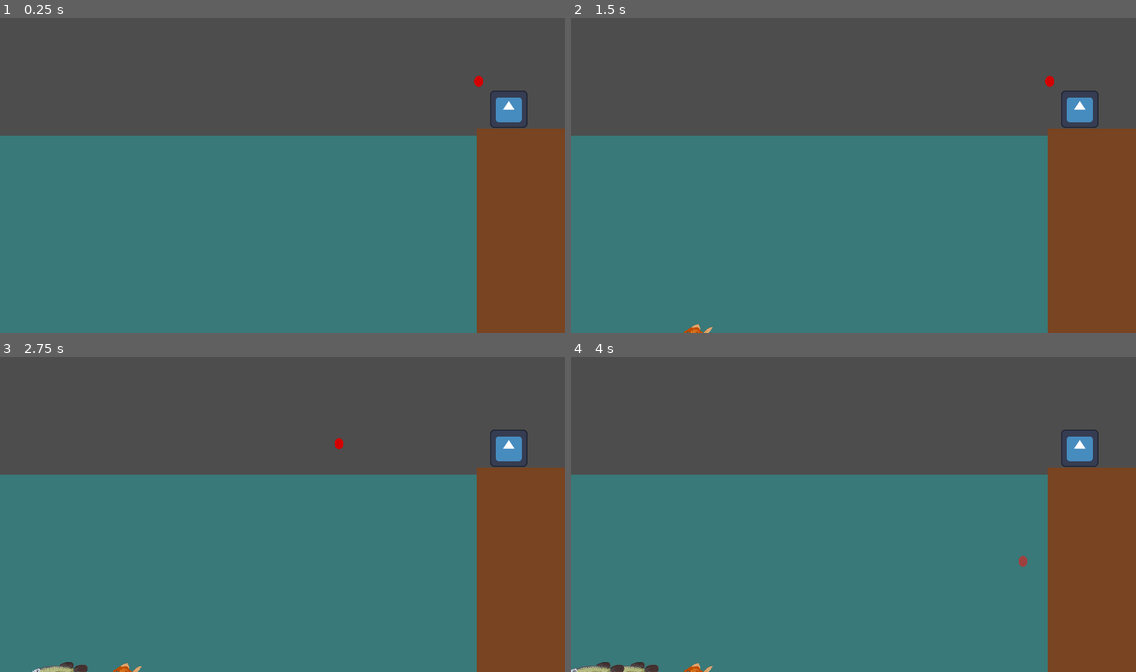
Above: before the commit, frames 1-4 (two rows, left to right).
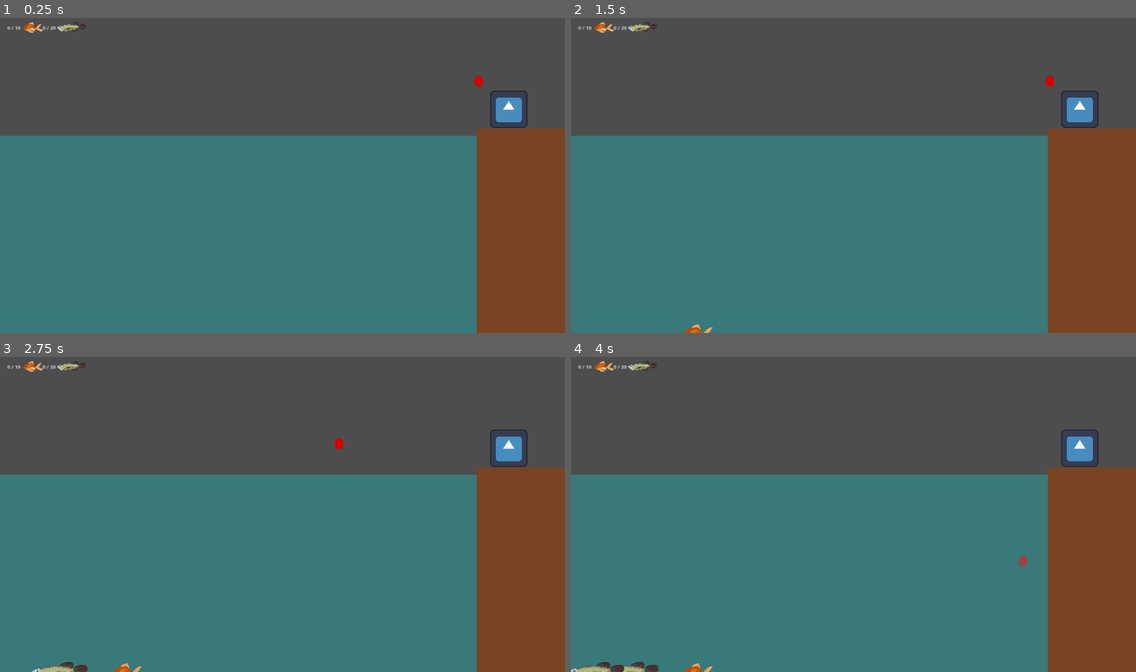
Above: after the commit, the same moments.

Repository: RajwolChapagain/Fishing-Mini-Game
Game: Godot game, scene res://main.tscn
Same seed, same stepped clock (60 frames per second), same inputs: the game is played once before the commit and once after it. The engine's default icon, where the game draws it, is replaced by a stand-in: a white triangle on a blue panel in a dark square.
Inputs (mouse positions are in pixels of both pictures, inside the frame that each line leads up to):
- Up to frame 1 (0.25 s): no input
- Up to frame 2 (1.5 s): tap Enter at 0.5 s; move the mouse to (977, 159) at 0.52 s; press the mouse at (977, 159) at 0.53 s; move the mouse to (740, 191) at 1.27 s; release the mouse at (740, 191) at 1.28 s; click (740, 191) at 1.35 s
- Up to frame 3 (2.75 s): tap Space at 2 s; move the mouse to (339, 445) at 2.02 s; press the mouse at (339, 445) at 2.03 s
- Up to frame 4 (4 s): tap Enter at 2.75 s; move the mouse to (825, 577) at 2.77 s; release the mouse at (825, 577) at 2.78 s; click (825, 577) at 2.85 s; tap Space at 3.5 s; move the mouse to (1023, 561) at 3.52 s; press the mouse at (1023, 561) at 3.53 s

The runs differ from the first frame. In frame 1, 0.2% of the frame differs, in the area x 1-16%, y 1-5%; in frame 2, 0.2%; in frame 3, 0.2%; in frame 4, 0.2%.

Commit message:
Update clicks to pull counter in ui

Diff:
--- a/fisherman.gd
+++ b/fisherman.gd
@@ -8,12 +8,14 @@
 		return clicks_to_pull
 	set(value):
 		clicks_to_pull = clamp(value, 0, 100)
+		clicks_to_pull_changed.emit(clicks_to_pull)
 var small_fish_caught = 0
 var medium_fish_caught = 0
 
 signal caught_small_fish(small_fish_count)
 signal caught_medium_fish(medium_fish_count)
 signal caught_large_fish
+signal clicks_to_pull_changed(clicks_to_pull)
 
 func _input(event):
 	if event.is_action_pressed("throw_line"):
--- a/level1/level_1.gd
+++ b/level1/level_1.gd
@@ -1,11 +1,13 @@
 extends Node2D
 
-@export var required_small_fish = 5
-@export var required_medium_fish = 5
+@export var small_fish_to_catch = 5
+@export var medium_fish_to_catch = 5
 
 func _ready():
 	$Spawner.water_level = $Water.global_position.y - $Water.texture.get_height() / 2
 	$Spawner.shore_line = $Shore.global_position.x - $Shore.texture.get_width() / 2
+	$HUD.set_num_small_fish_to_catch(small_fish_to_catch)
+	$HUD.set_num_medium_fish_to_catch(medium_fish_to_catch)
 
 func on_fish_hooked(clicks):
 	$Fisherman.increment_clicks_to_pull(clicks)
@@ -17,14 +19,14 @@
 	fish.fish_hooked.connect(on_fish_hooked)
 	fish.fish_escaped.connect(on_fish_escaped)
 
-
 func _on_fisherman_caught_small_fish(small_fish_count):
-	pass # Replace with function body.
-
+	$HUD.set_num_small_fish_caught(small_fish_count)
 
 func _on_fisherman_caught_medium_fish(medium_fish_count):
-	pass # Replace with function body.
-
+	$HUD.set_num_medium_fish_caught(medium_fish_count)
 
 func _on_fisherman_caught_large_fish():
 	print("Level cleared")
+
+func _on_fisherman_clicks_to_pull_changed(clicks_to_pull):
+	$HUD.set_clicks_to_catch(clicks_to_pull)
--- a/level1/level_1.tscn
+++ b/level1/level_1.tscn
@@ -8,9 +8,12 @@
 [ext_resource type="PackedScene" uid="uid://5b6n7j5d3m51" path="res://level1/medium_fish_l_1.tscn" id="3_oefr3"]
 [ext_resource type="Texture2D" uid="uid://bwl1p2mgpb74" path="res://level1/water.svg" id="4_fjsdl"]
 [ext_resource type="PackedScene" uid="uid://dn3ovth2tbqo6" path="res://level1/big_fish_l_1.tscn" id="6_i8krd"]
+[ext_resource type="PackedScene" uid="uid://blho12h52avuq" path="res://ui/hud.tscn" id="9_wjqnb"]
 
 [node name="Level1" type="Node2D"]
 script = ExtResource("1_olukm")
+small_fish_to_catch = 10
+medium_fish_to_catch = 20
 
 [node name="Fisherman" parent="." instance=ExtResource("1_ocq0r")]
 position = Vector2(1729, 318)
@@ -27,7 +30,12 @@
 position = Vector2(810, 744)
 texture = ExtResource("4_fjsdl")
 
+[node name="HUD" parent="." instance=ExtResource("9_wjqnb")]
+offset_right = 1920.0
+offset_bottom = 1080.0
+
 [connection signal="caught_large_fish" from="Fisherman" to="." method="_on_fisherman_caught_large_fish"]
 [connection signal="caught_medium_fish" from="Fisherman" to="." method="_on_fisherman_caught_medium_fish"]
 [connection signal="caught_small_fish" from="Fisherman" to="." method="_on_fisherman_caught_small_fish"]
+[connection signal="clicks_to_pull_changed" from="Fisherman" to="." method="_on_fisherman_clicks_to_pull_changed"]
 [connection signal="fish_spawned" from="Spawner" to="." method="_on_spawner_fish_spawned"]
--- a/ui/hud.gd
+++ b/ui/hud.gd
@@ -1,16 +1,21 @@
 extends Control
 
 func set_num_small_fish_caught(value):
-	$HBoxContainer/SmallCaught.text = value
+	$SmallFishContainer/SmallCaught.text = str(value)
 
 func set_num_small_fish_to_catch(value):
-	$HBoxContainer/SmallToCatch.text = value
+	$SmallFishContainer/SmallToCatch.text = "/ " + str(value)
 
 func set_num_medium_fish_caught(value):
-	$HBoxContainer/MediumCaught.text = value
+	$MediumFishContainer/MediumCaught.text = str(value)
 
 func set_num_medium_fish_to_catch(value):
-	$HBoxContainer/MediumToCatch.text = value
+	$MediumFishContainer/MediumToCatch.text = "/ " + str(value)
 
 func set_clicks_to_catch(value):
-	$NumClicks.text = value
+	$NumClicks.text = str(value)
+
+	if value == 0:
+		$NumClicks.visible = false
+	else:
+		$NumClicks.visible = true
--- a/ui/hud.tscn
+++ b/ui/hud.tscn
@@ -13,51 +13,51 @@
 grow_vertical = 2
 script = ExtResource("1_7b0xr")
 
-[node name="HBoxContainer" type="HBoxContainer" parent="."]
-layout_mode = 0
+[node name="SmallFishContainer" type="HBoxContainer" parent="."]
+layout_mode = 2
 offset_left = 25.0
 offset_top = 20.0
 offset_right = 143.0
 offset_bottom = 60.0
 
-[node name="SmallCaught" type="Label" parent="HBoxContainer"]
+[node name="SmallCaught" type="Label" parent="SmallFishContainer"]
 layout_mode = 2
 text = "0"
 
-[node name="SmallToCatch" type="Label" parent="HBoxContainer"]
+[node name="SmallToCatch" type="Label" parent="SmallFishContainer"]
 layout_mode = 2
 text = "/ 5"
 
-[node name="TextureRect" type="TextureRect" parent="HBoxContainer"]
+[node name="TextureRect" type="TextureRect" parent="SmallFishContainer"]
 layout_mode = 2
 texture = ExtResource("1_67x7i")
 expand_mode = 3
 stretch_mode = 5
 
-[node name="HBoxContainer2" type="HBoxContainer" parent="."]
-layout_mode = 0
+[node name="MediumFishContainer" type="HBoxContainer" parent="."]
+layout_mode = 2
 offset_left = 145.0
 offset_top = 20.0
 offset_right = 284.0
 offset_bottom = 60.0
 
-[node name="MediumCaught" type="Label" parent="HBoxContainer2"]
+[node name="MediumCaught" type="Label" parent="MediumFishContainer"]
 layout_mode = 2
 text = "0"
 
-[node name="MediumToCatch" type="Label" parent="HBoxContainer2"]
+[node name="MediumToCatch" type="Label" parent="MediumFishContainer"]
 layout_mode = 2
 text = "/ 5"
 
-[node name="TextureRect" type="TextureRect" parent="HBoxContainer2"]
+[node name="TextureRect" type="TextureRect" parent="MediumFishContainer"]
 layout_mode = 2
 texture = ExtResource("2_7lpfh")
 expand_mode = 3
 stretch_mode = 5
 
 [node name="NumClicks" type="Label" parent="."]
-layout_mode = 1
-anchors_preset = 5
+visible = false
+layout_mode = 2
 anchor_left = 0.5
 anchor_right = 0.5
 offset_left = -20.0
Not shown: 1 places in level1/level_1.tscn that only renumber resources
